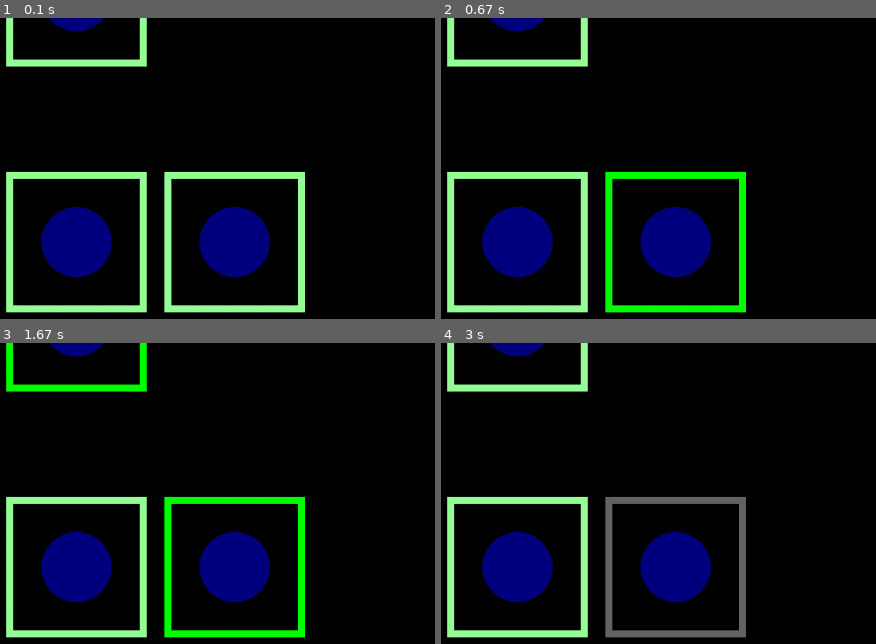
Above: before the commit, frames 1-4 (two rows, left to right).
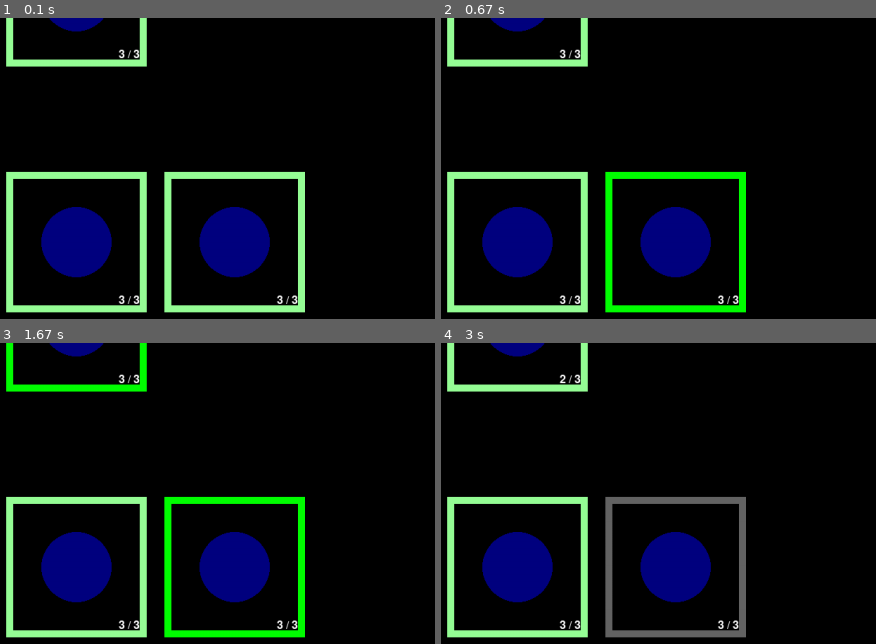
Above: after the commit, the same moments.

Repository: ErikRoelofs/pygame-tryout
Game: pygame game, started from game.py
Two runs of this game, one before a commit and one after it. Both use one fixed random seed, a clock stepped at 60 frames per second and the inputs below.
Inputs (mouse positions are % of the whole screen's width and height, from its top left):
- Up to frame 1 (0.1 s): no input
- Up to frame 2 (0.67 s): press the mouse at (49, 54) at 0.37 s; move the mouse to (36, 51) at 0.47 s; release the mouse at (24, 49) at 0.6 s
- Up to frame 3 (1.67 s): press the mouse at (7, 80) at 0.7 s; move the mouse to (9, 79) at 0.8 s; release the mouse at (12, 78) at 0.93 s; click (9, 13) at 1.05 s; press the mouse at (7, 80) at 1.37 s; move the mouse to (26, 83) at 1.47 s; release the mouse at (46, 86) at 1.6 s
- Up to frame 4 (3 s): click (69, 65) at 1.72 s; press the mouse at (9, 53) at 2.2 s; move the mouse to (43, 69) at 2.3 s; release the mouse at (77, 85) at 2.43 s; press the mouse at (9, 53) at 2.53 s; move the mouse to (41, 46) at 2.63 s; release the mouse at (74, 38) at 2.77 s; press the mouse at (27, 53) at 2.87 s; move the mouse to (43, 43) at 2.97 s
The pictures show only the part of the screen within x 0-50%, y 16-66%; the shares and areas given below are measured in that part.

The runs differ from the first frame. In frame 1, 0.2% of the frame differs, in the area x 27-69%, y 10-96%; in frame 2, 0.2%; in frame 3, 0.2%; in frame 4, 0.2%.

Commit message:
Rendering, dealing damage

Diff:
--- a/game.py
+++ b/game.py
@@ -40,7 +40,7 @@
 
 def main():
 
-	global DISPLAYSURF
+	global DISPLAYSURF, fontObj
 
 	pygame.init()
 	DISPLAYSURF = pygame.display.set_mode((SCREEN_WIDTH,SCREEN_HEIGHT))
@@ -105,9 +105,10 @@
 			confirmHovered = confirmButtonIsHovered(mousex,mousey)
 			image = drawConfirmAction(fontObj, selectedShip, selectedAction, selectedOpponent, confirmHovered)
 			DISPLAYSURF.blit(image, (CONFIRM_LEFT_MARGIN, CONFIRM_TOP_MARGIN))
-			if mouseClicked and confirmHovered:
+			if mouseClicked and confirmHovered and selectedShip.available() and selectedAction.available():
 				selectedShip.spend()
 				selectedAction.spend()
+				selectedOpponent.takeDamage(1)
 				selectedShip = None
 				selectedAction = None
 				selectedOpponent = None
@@ -140,6 +141,13 @@
 
 	pygame.draw.rect(image, outline_color, (0, 0, SHIP_WIDTH, SHIP_HEIGHT), 10)
 	pygame.draw.circle(image, BLUE, (SHIP_WIDTH / 2, SHIP_HEIGHT / 2), SHIP_WIDTH / 4)
+
+	textSurfaceObj = fontObj.render(str(ship.hull - ship.damage) + ' / ' + str(ship.hull), True, WHITE)
+	textRectObj = textSurfaceObj.get_rect()
+	textRectObj.left = SHIP_WIDTH - 40
+	textRectObj.top = SHIP_HEIGHT - 25
+	image.blit(textSurfaceObj, textRectObj)
+
 	return image
 
 def drawActionBar(fontObj, actions, selected, highlighted):
@@ -165,7 +173,7 @@
 def drawConfirmAction(fontObj, ship, weapon, target, highlighted):
 	image = pygame.Surface((CONFIRM_WIDTH,CONFIRM_HEIGHT))
 
-	outline_color = OUTLINE_HIGHLIGHT if highlighted else OUTLINE_READY
+	outline_color = OUTLINE_HIGHLIGHT if highlighted else OUTLINE_READY if ship.available() and weapon.available() else OUTLINE_SPENT
 	pygame.draw.rect(image, outline_color, (0, 0, CONFIRM_WIDTH, CONFIRM_HEIGHT), 10)
 
 	textSurfaceObj = fontObj.render('FIRE!', True, WHITE)
@@ -214,6 +222,12 @@
 	def refresh(self):
 		self.state = STATE_READY
 
+	def available(self):
+		return self.state == STATE_READY
+
+	def takeDamage(self, amount):
+		self.damage += amount
+
 class Weapon:
 	def __init__(self, rolls, accuracy, damage):
 		self.rolls = rolls
@@ -227,5 +241,8 @@
 	def refresh(self):
 		self.spent = False
 
+	def available(self):
+		return not self.spent
+
 if __name__ == '__main__':
     main()
